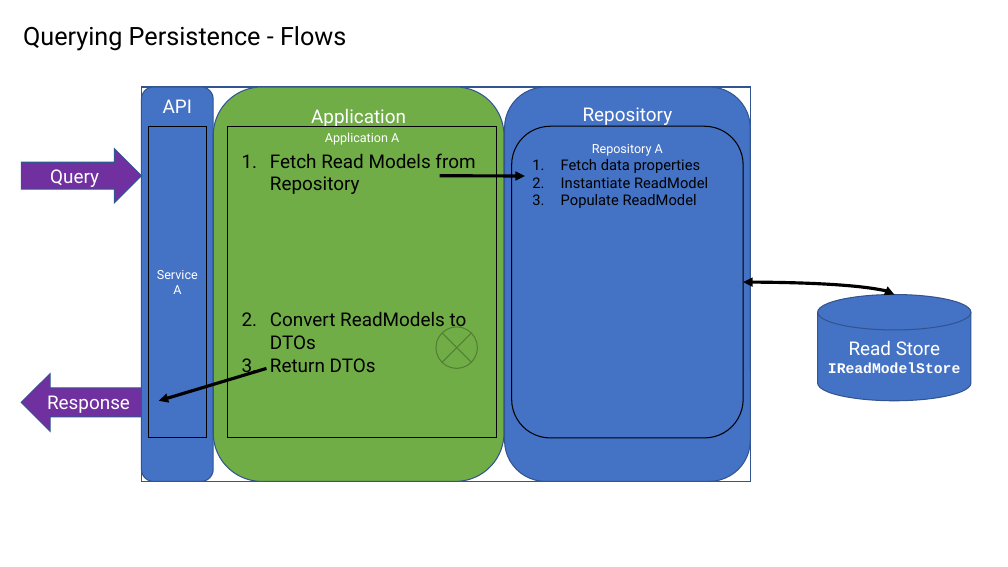
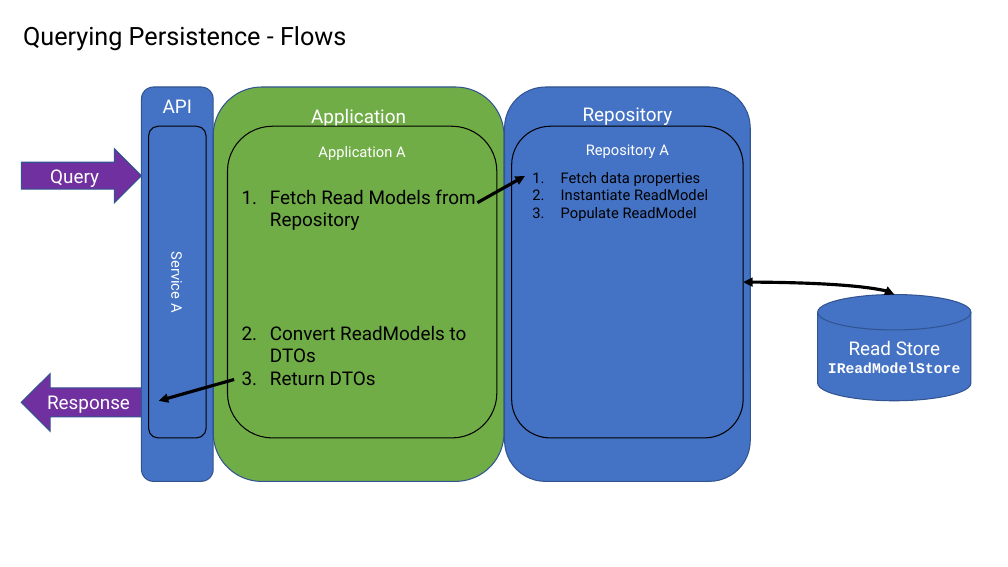
Before and after one commit to jezzsantos/saastack, a slide deck: slide 9 of docs/images/Sources.pptx. Drawn at 1008x567 pixels with LibreOffice and Linux fonts; fonts in the diff are those of the drawing. Boxes give left, top, right and bottom in pixels: in the first picture for what was removed or moved away, otherwise in the second. Text is boxed around its words. In the diff, an @@ line names an element or a change of style, - is before the commit and + after.

```diff
--- a/docs/images/Sources.pptx
+++ b/docs/images/Sources.pptx
@@ rectangle removed at bbox=[141, 87, 750, 482] @@
@@ rounded rectangle "Service A" at bbox=[149, 126, 206, 438]: size 12 to 14 pt; rectangle to rounded rectangle @@
@@ rounded rectangle "Application A" at bbox=[228, 126, 497, 438]: size 12 to 14 pt; rectangle to rounded rectangle @@
@@ rounded rectangle "Repository A" at bbox=[512, 126, 743, 438]: size 12 to 14 pt @@
@@ arrow moved from (440, 175) - (525, 176) to (478, 203) - (525, 176) @@
@@ text "Fetch data properties": place and size @@
-text "Fetch data properties" at bbox=[561, 159, 708, 208]
+text "Fetch data properties" at bbox=[561, 172, 708, 221]
@@ text "Fetch Read Models from Repository" rewrapped from bbox=[270, 153, 475, 372] to bbox=[270, 189, 475, 385] @@
@@ flow chart summing junction removed at bbox=[436, 327, 478, 368] @@
@@ arrow moved from (266, 368) - (159, 401) to (234, 380) - (159, 401) @@
```
Also in this commit, not shown: 4 other slides changed, 1 slide added, 54 other files.
